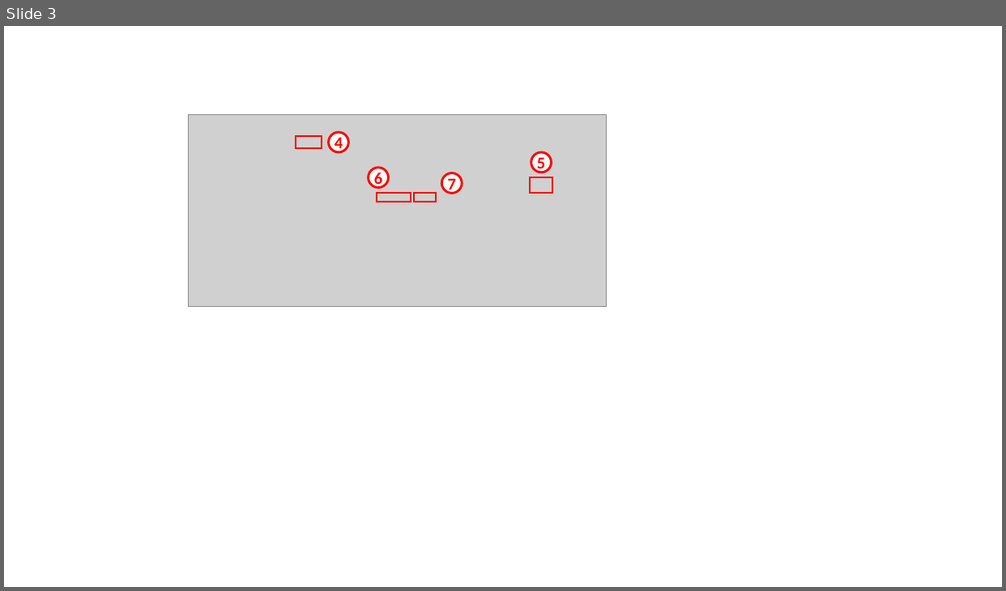
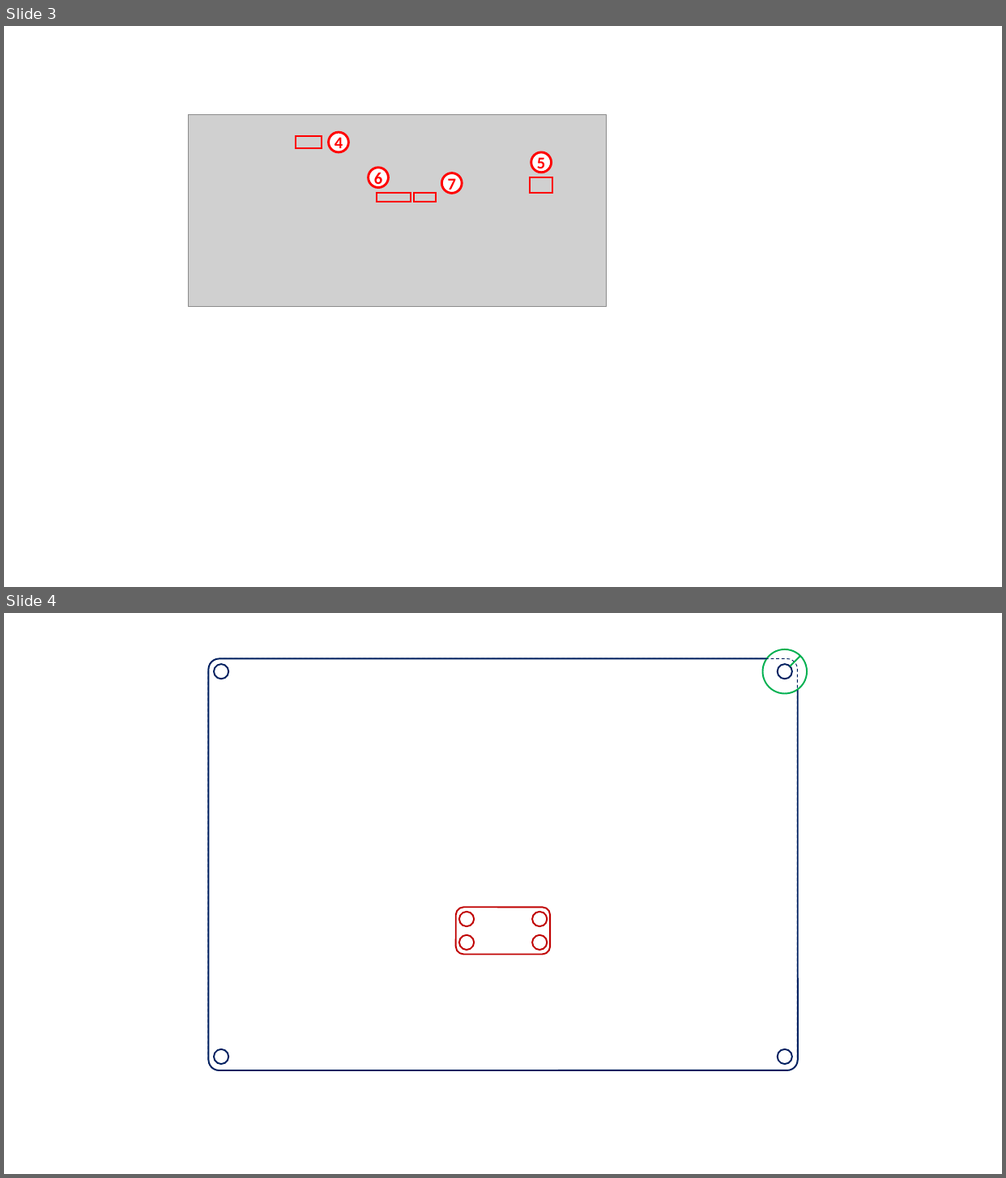
Before and after one commit to xpessoles/TP_Documents_PSI, a slide deck: 16_RC4/Figures/Figures.pptx. Shown one above the other, each under a label of ours: slide 3 before the commit, slides 3 and 4 after it. The pictures are 1006x591 and 1006x1178 pixels, drawn with LibreOffice and Linux fonts; fonts in the diff are those of the drawing; grey boxes stand for pictures. Boxes give left, top, right and bottom in pixels: in the first picture for what was removed or moved away, otherwise in the second. Text is boxed around its words. In the diff, an @@ line names an element or a change of style, - is before the commit and + after.

```diff
--- a/16_RC4/Figures/Figures.pptx
+++ b/16_RC4/Figures/Figures.pptx
@@ slide 4 added at (4,613,1002,1174), background #FFFFFF @@
@@ rounded rectangle added at (208,658,798,1071), outline #002060 1.5 pt @@
@@ rounded rectangle added at (208,658,798,1071), outline #002060 0.75 pt dashed @@
@@ ellipse added at (763,649,808,694), fill #FFFFFF, outline #00B050 1.5 pt @@
@@ line added from (790, 666) to (800, 656), #00B050 1.5 pt @@
@@ ellipse added at (214,664,228,679), outline #002060 1.5 pt @@
@@ ellipse added at (778,664,792,679), outline #002060 1.5 pt @@
@@ group added at (456,907,551,954): 4 ellipses, 1 rounded rectangle @@
@@ ellipse added at (214,1050,228,1064), outline #002060 1.5 pt @@
@@ ellipse added at (778,1050,792,1064), outline #002060 1.5 pt @@
```
Also in this commit, not shown: 1 other slide added.
